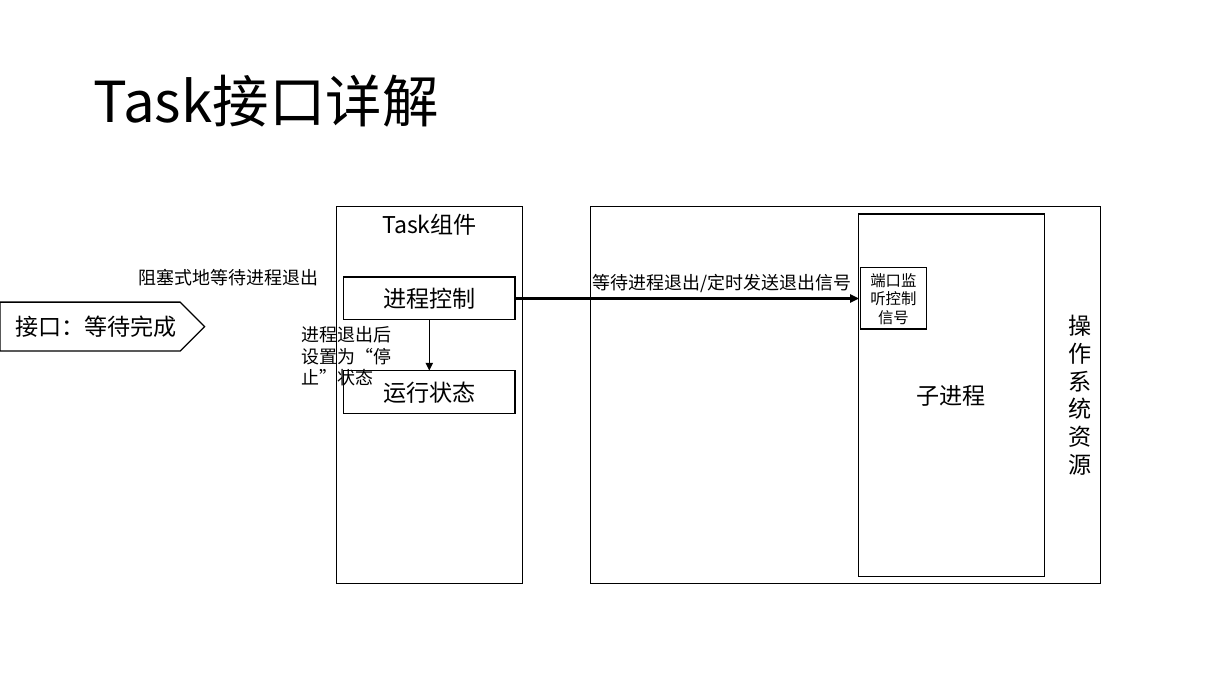
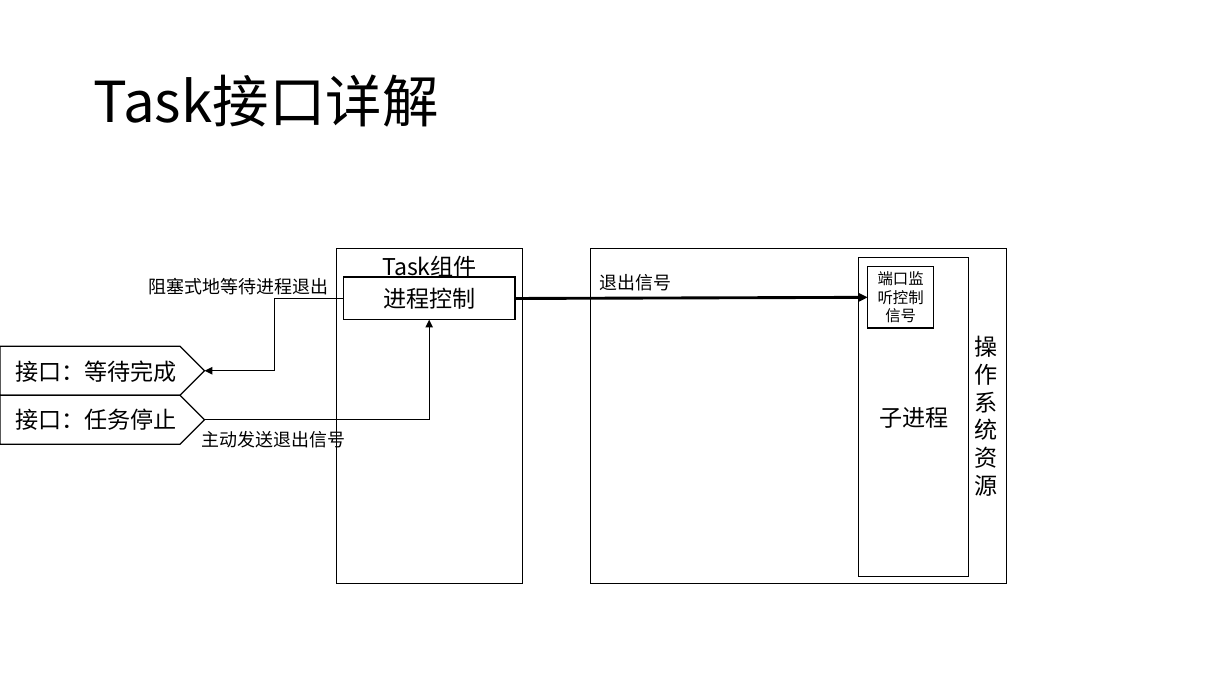
Before and after one commit to WuXiSTC/PressureMeter, a slide deck: slide 16 of 设计图.pptx. Drawn at 1232x693 pixels with LibreOffice and Linux fonts; fonts in the diff are those of the drawing. Boxes give left, top, right and bottom in pixels: in the first picture for what was removed or moved away, otherwise in the second. Text is boxed around its words. In the diff, an @@ line names an element or a change of style, - is before the commit and + after.

```diff
--- a/设计图.pptx
+++ b/设计图.pptx
@@ rectangle "Task组件": place and size @@
-rectangle "Task组件" at bbox=[336, 206, 522, 583]
+rectangle "Task组件" at bbox=[336, 249, 522, 584]
@@ rectangle "操": place and size @@
-rectangle "操" at bbox=[591, 206, 1101, 583]
+rectangle "操" at bbox=[591, 249, 1006, 584]
@@ rectangle "子进程": place and size @@
-rectangle "子进程" at bbox=[859, 213, 1044, 577]
+rectangle "子进程" at bbox=[859, 258, 969, 577]
@@ rectangle "端口监听控制信号": place and size @@
-rectangle "端口监听控制信号" at bbox=[860, 268, 927, 329]
+rectangle "端口监听控制信号" at bbox=[868, 267, 934, 328]
@@ text "阻塞式地等待进程退出": place and size @@
-text "阻塞式地等待进程退出" at bbox=[138, 269, 318, 286]
+text "阻塞式地等待进程退出" at bbox=[148, 278, 328, 295]
@@ elbow arrow added from (344, 299) to (204, 371), #000000 0.5 pt @@
@@ arrow moved from (515, 299) - (859, 299) to (515, 299) - (868, 298) @@
@@ text removed at bbox=[592, 274, 851, 295] @@
-等待进程退出/定时发送退出信号
@@ text added at bbox=[599, 274, 671, 291], 14 pt, text #000000 @@
+退出信号
@@ elbow arrow added from (204, 420) to (430, 320), #000000 0.5 pt @@
@@ text removed at bbox=[301, 323, 391, 390] @@
-进程退出后设置为“停止”状态
@@ elbow arrow removed from (430, 320) to (430, 371) @@
@@ pentagon arrow "接口：等待完成": place and size @@
-pentagon arrow "接口：等待完成" at bbox=[0, 302, 204, 351]
+pentagon arrow "接口：等待完成" at bbox=[0, 347, 204, 396]
@@ rectangle removed at bbox=[344, 371, 516, 413] @@
-运行状态
@@ pentagon arrow added at bbox=[0, 396, 204, 445], fill #FFFFFF, outline #000000 1 pt, 18 pt, text #000000 @@
+接口：任务停止
@@ text added at bbox=[201, 428, 345, 452], 14 pt, text #000000 @@
+主动发送退出信号
```
Also in this commit, not shown: 5 other slides changed, 1 slide removed, 1 other file.
